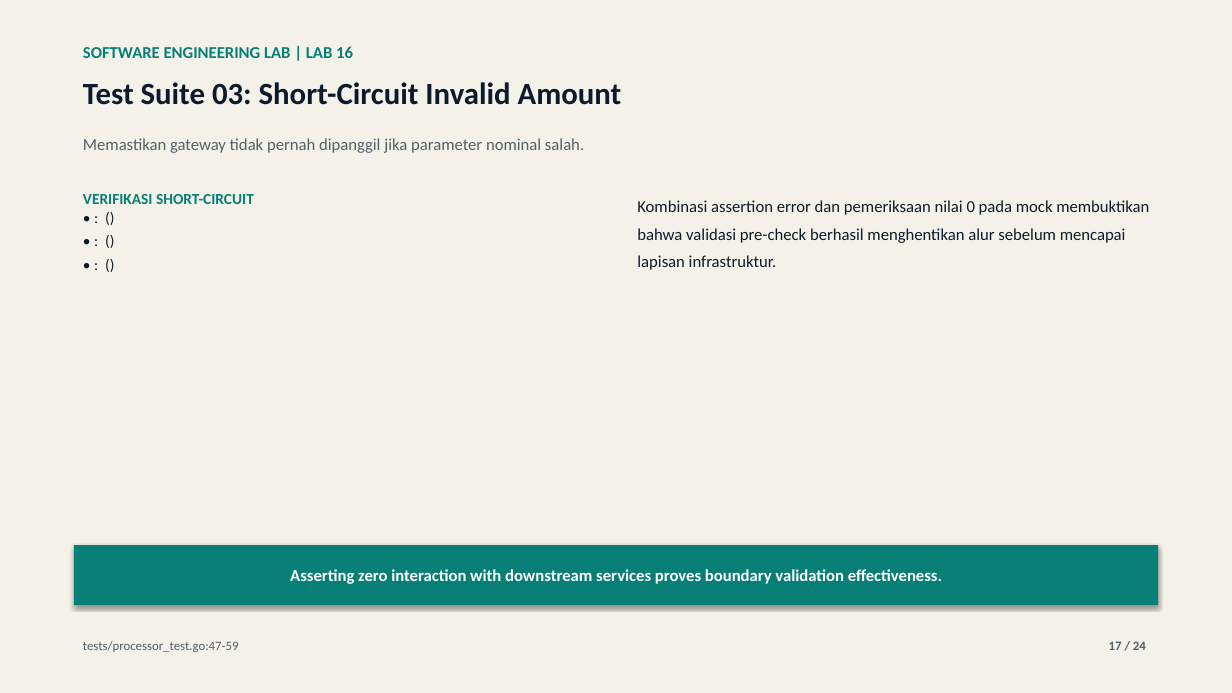
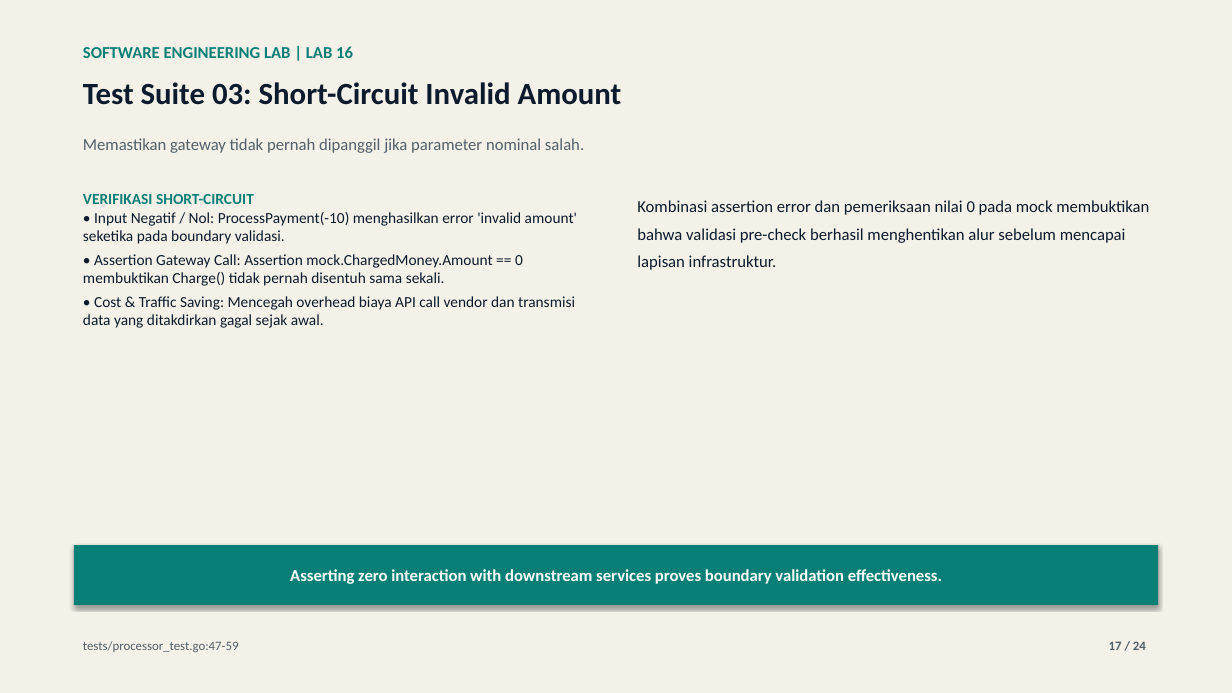
Before and after one commit to lukman-ss/software-engineering-lab, a slide deck: slide 17 of labs/16-dependency-injection/result/linkedin/lab-16-dependency-injection-carousel.pptx. Drawn at 1232x693 pixels with LibreOffice and Linux fonts; fonts in the diff are those of the drawing. Boxes give left, top, right and bottom in pixels: in the first picture for what was removed or moved away, otherwise in the second. Text is boxed around its words. In the diff, an @@ line names an element or a change of style, - is before the commit and + after.

```diff
--- a/labs/16-dependency-injection/result/linkedin/lab-16-dependency-injection-carousel.pptx
+++ b/labs/16-dependency-injection/result/linkedin/lab-16-dependency-injection-carousel.pptx
@@ text at <box>83,212,577,328</box>: text changed @@
-• : ()
-• : ()
-• : ()
+• Input Negatif / Nol: ProcessPayment(-10) menghasilkan error 'invalid amount' seketika pada boundary validasi.
+• Assertion Gateway Call: Assertion mock.ChargedMoney.Amount == 0 membuktikan Charge() tidak pernah disentuh sama sekali.
+• Cost & Traffic Saving: Mencegah overhead biaya API call vendor dan transmisi data yang ditakdirkan gagal sejak awal.
```
Also in this commit, not shown: 9 other slides changed, 4 other files.
